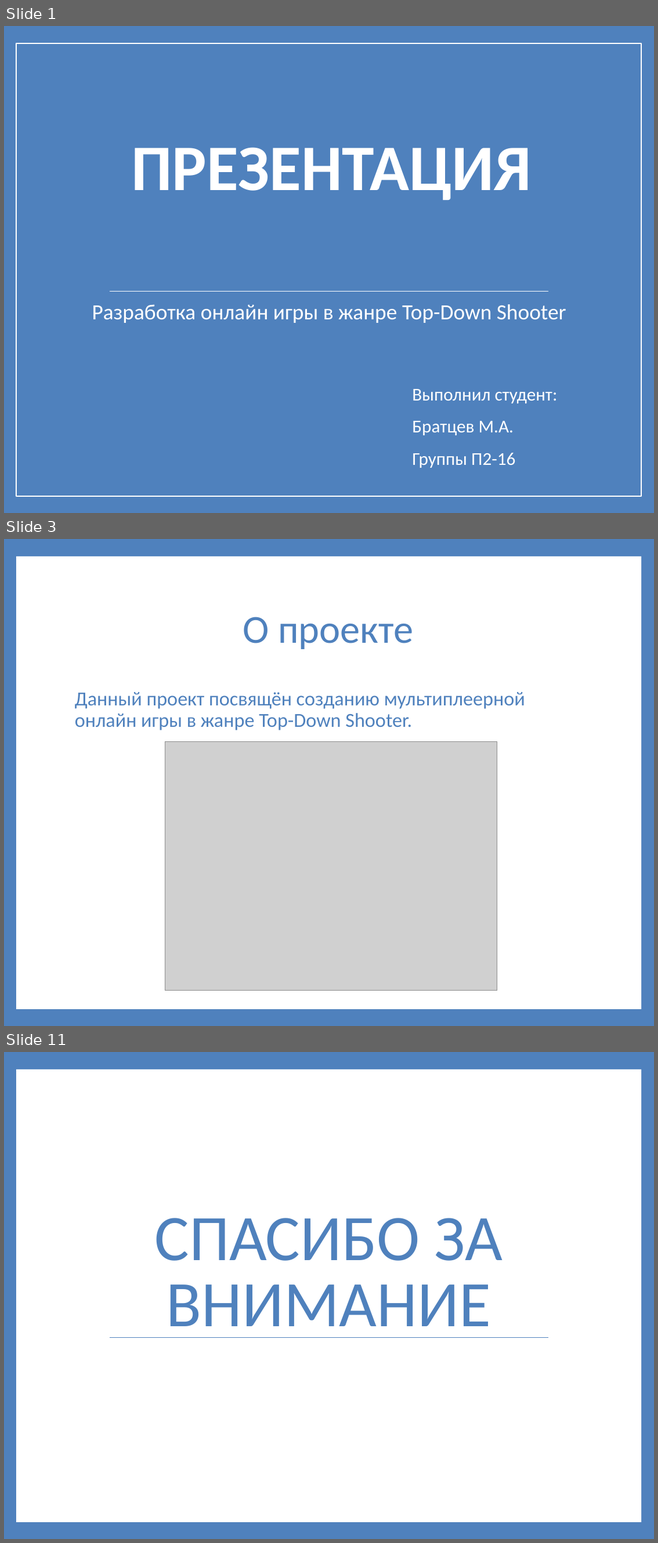
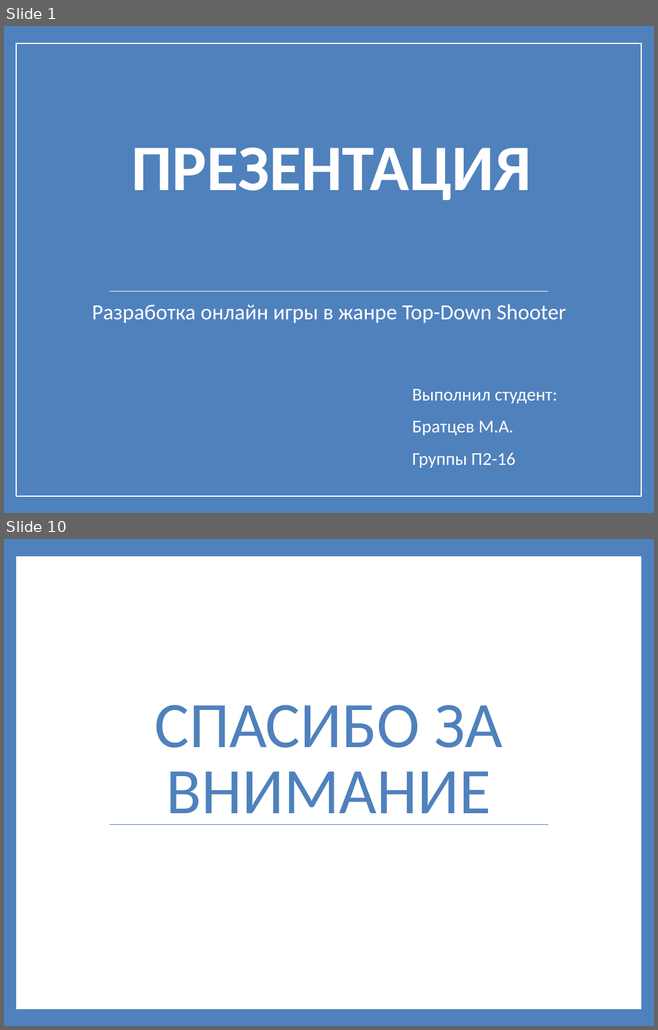
Before and after one commit to prog-kkkmt/pdp-p2-16, a slide deck: Презентация Братцев.pptx. Shown one above the other, each under a label of ours: slides 1, 3 and 11 before the commit, slides 1 and 10 after it; the slides between them are not shown. The pictures are 658x1543 and 658x1030 pixels, drawn with LibreOffice and Linux fonts; fonts in the diff are those of the drawing; grey boxes stand for pictures. Boxes give left, top, right and bottom in pixels: in the first picture for what was removed or moved away, otherwise in the second. Text is boxed around its words. In the diff, an @@ line names an element or a change of style, - is before the commit and + after.

```diff
--- a/Презентация Братцев.pptx
+++ b/Презентация Братцев.pptx
@@ slide 3 removed at (x1=4, y1=539, x2=654, y2=1026), background #4F81BD; not listed: 1 template element that a slide beside it also shows @@
@@ title removed at (x1=242, y1=617, x2=413, y2=649) @@
-О проекте
@@ text removed at (x1=75, y1=692, x2=525, y2=730) @@
-Данный проект посвящён созданию мультиплеерной онлайн игры в жанре Top-Down Shooter.
@@ picture removed at (x1=165, y1=741, x2=497, y2=990) @@
@@ what was slide 11 is now slide 10 @@
```
Also in this commit, not shown: 8 slides added, 8 other slides removed.
